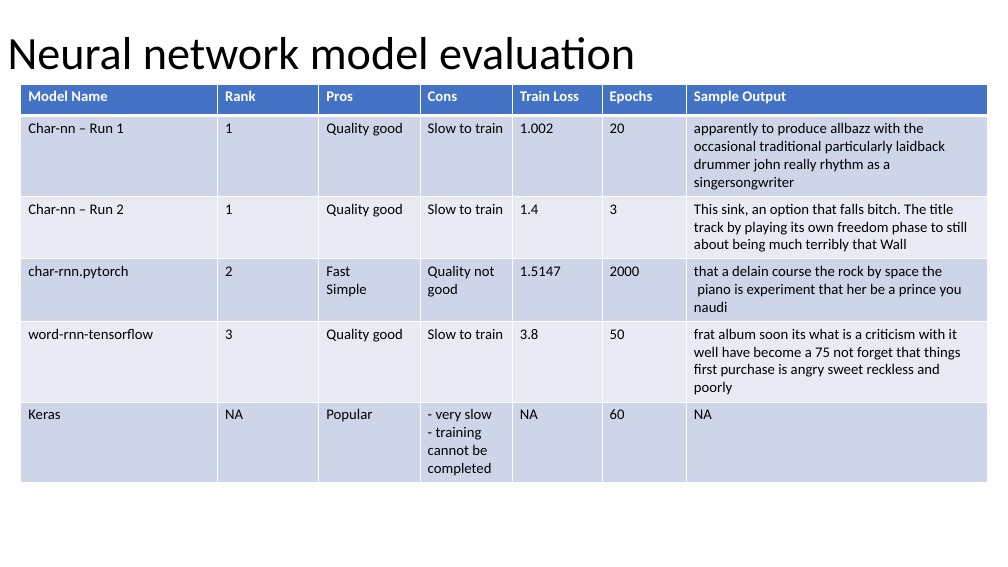
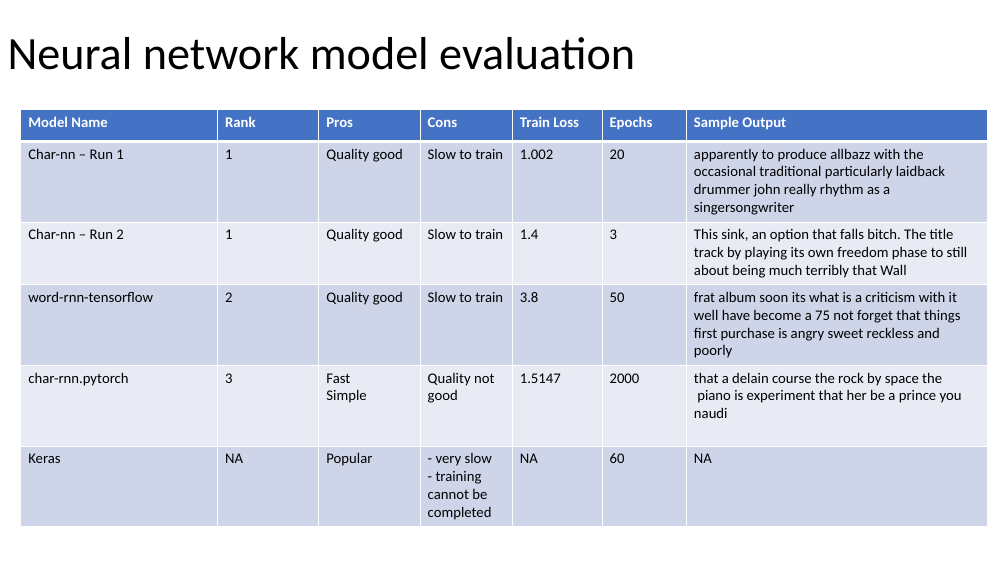
Before and after one commit to amitabhnag/FakeReviewGenerator, a slide deck: slide 3 of techreview/Fake Review Generator Technology Evaluation.pptx. Drawn at 1008x567 pixels with LibreOffice and Linux fonts; fonts in the diff are those of the drawing. Boxes give left, top, right and bottom in pixels: in the first picture for what was removed or moved away, otherwise in the second. Text is boxed around its words. In the diff, an @@ line names an element or a change of style, - is before the commit and + after.

Commit message:
updated the tensorflow_eval with word-rnn-tensorflow details

```diff
--- a/techreview/Fake Review Generator Technology Evaluation.pptx
+++ b/techreview/Fake Review Generator Technology Evaluation.pptx
@@ table at (20, 110, 988, 527) @@
-row 4: char-rnn.pytorch | 2 | Fast / Simple | Quality not good | 1.5147 | 2000 | that a delain course the rock by space the / piano is experiment that her be a prince you naudi
+row 4: word-rnn-tensorflow | 2 | Quality good | Slow to train | 3.8 | 50 | frat album soon its what is a criticism with it well have become a 75 not forget that things first purchase is angry sweet reckless and poorly
-row 5: word-rnn-tensorflow | 3 | Quality good | Slow to train | 3.8 | 50 | frat album soon its what is a criticism with it well have become a 75 not forget that things first purchase is angry sweet reckless and poorly
+row 5: char-rnn.pytorch | 3 | Fast / Simple | Quality not good | 1.5147 | 2000 | that a delain course the rock by space the / piano is experiment that her be a prince you naudi
@@ table: place and size @@
-table at (20, 84, 988, 483)
+table at (20, 110, 988, 527)
```
Also in this commit, not shown: 2 other slides changed, 1 other file.
